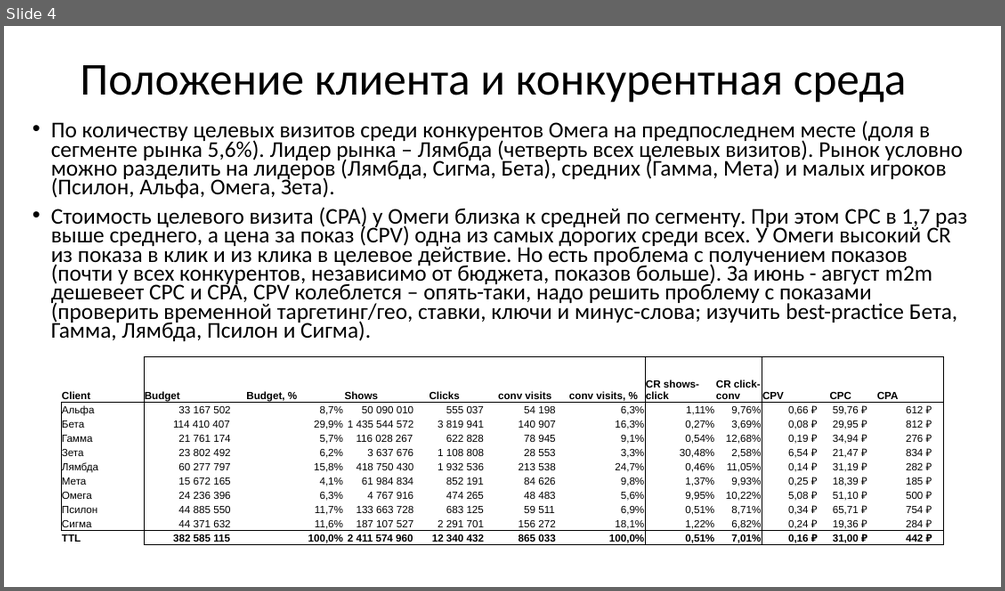
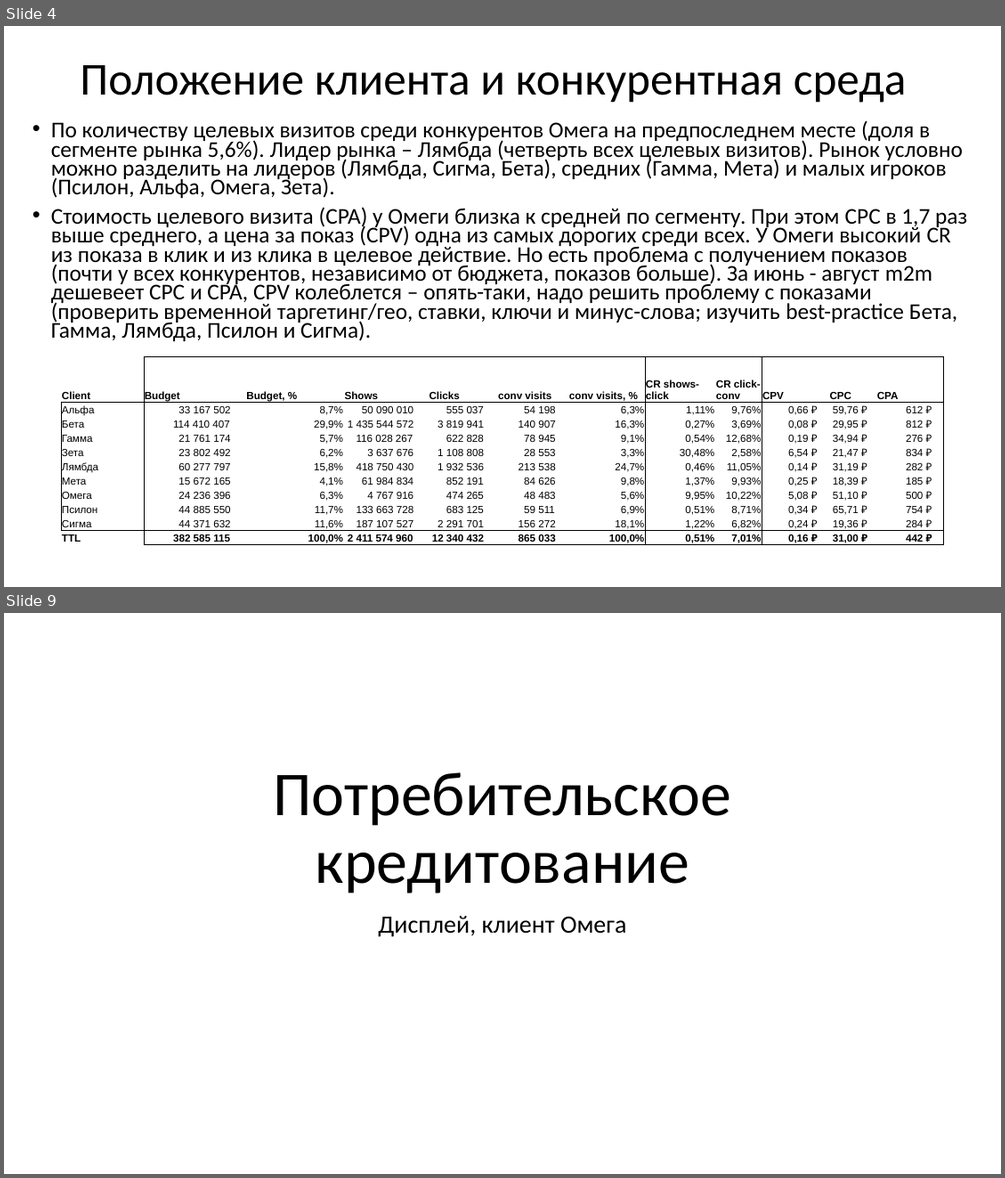
Before and after one commit to Srg-K/netology_pyda, a slide deck: yandex_homework/presentation.pptx. Shown one above the other, each under a label of ours: slide 4 before the commit, slides 4 and 9 after it; the slides between them are not shown. The pictures are 1005x591 and 1005x1178 pixels, drawn with LibreOffice and Linux fonts; fonts in the diff are those of the drawing. Boxes give left, top, right and bottom in pixels: in the first picture for what was removed or moved away, otherwise in the second. Text is boxed around its words. In the diff, an @@ line names an element or a change of style, - is before the commit and + after.

```diff
--- a/yandex_homework/presentation.pptx
+++ b/yandex_homework/presentation.pptx
@@ slide 9 added at <box>4,613,1001,1174</box>, background #FFFFFF @@
@@ title added at <box>273,772,731,893</box>, 60 pt, text #000000 @@
+Потребительское кредитование
@@ subtitle added at <box>378,916,626,937</box>, 24 pt, text #000000 @@
+Дисплей, клиент Омега
```
Also in this commit, not shown: 5 other slides added, 1 other file.
